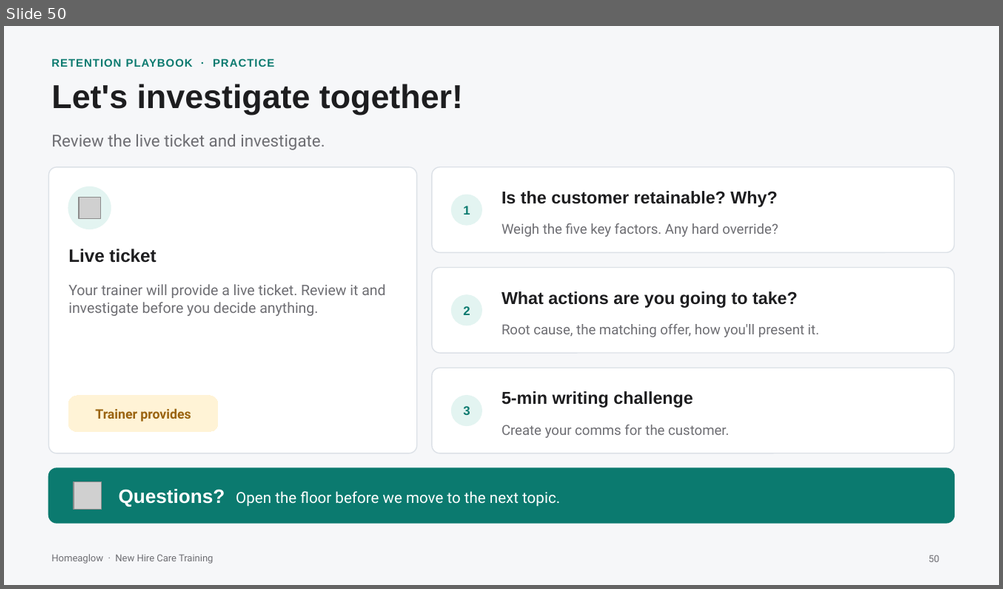
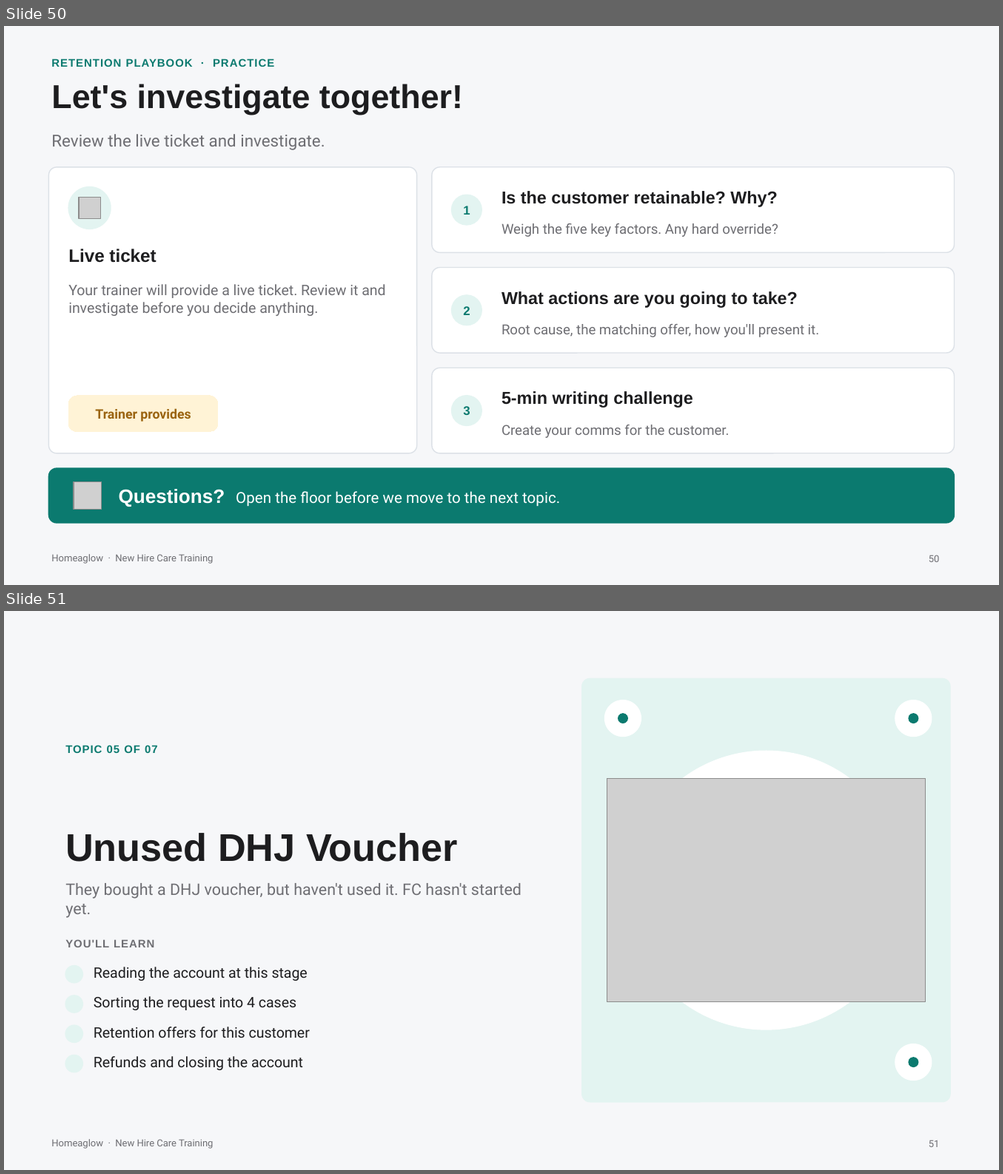
Before and after one commit to anjulimichelle/training, a slide deck: retention-membership-cancellation/retention-membership-cancellation.pptx. Shown one above the other, each under a label of ours: slide 50 before the commit, slides 50 and 51 after it. The pictures are 1003x589 and 1003x1174 pixels, drawn with LibreOffice and Linux fonts; fonts in the diff are those of the drawing; grey boxes stand for pictures; background and template pictures are left out. Boxes give left, top, right and bottom in pixels: in the first picture for what was removed or moved away, otherwise in the second. Text is boxed around its words. In the diff, an @@ line names an element or a change of style, - is before the commit and + after.

```diff
--- a/retention-membership-cancellation/retention-membership-cancellation.pptx
+++ b/retention-membership-cancellation/retention-membership-cancellation.pptx
@@ slide 51 added at box(4, 611, 999, 1170), background #F6F7F9; not listed: 1 template element that a slide beside it also shows @@
@@ rounded rectangle added at box(582, 678, 950, 1102), fill #E3F4F1, outline #E3F4F1 0.75 pt @@
@@ ellipse added at box(605, 701, 640, 736), fill #FFFFFF, outline #FFFFFF 1 pt @@
@@ ellipse added at box(617, 713, 626, 723), fill #0B7A6F, outline #0B7A6F 1 pt @@
@@ ellipse added at box(895, 701, 931, 736), fill #FFFFFF, outline #FFFFFF 1 pt @@
@@ ellipse added at box(909, 713, 918, 723), fill #0B7A6F, outline #0B7A6F 1 pt @@
@@ text added at box(65, 745, 158, 753), 8 pt, text #0B7A6F, bold @@
+TOPIC 05 OF 07
@@ ellipse added at box(626, 752, 905, 1030), fill #FFFFFF, outline #FFFFFF 1 pt @@
@@ picture added at box(606, 778, 925, 1002) @@
@@ text added at box(65, 833, 458, 862), 28 pt, text #1D1D1F, bold @@
+Unused DHJ Voucher
@@ text added at box(65, 883, 521, 918), 11.5 pt, text #6E6E73 @@
+They bought a DHJ voucher, but haven't used it. FC hasn't started yet.
@@ text added at box(65, 940, 154, 948), 8 pt, text #6E6E73, bold @@
+YOU'LL LEARN
@@ ellipse added at box(65, 966, 82, 983), fill #E3F4F1, outline #E3F4F1 1 pt @@
@@ text added at box(94, 967, 307, 981), 10.5 pt, text #1D1D1F @@
+Reading the account at this stage
@@ ellipse added at box(65, 996, 82, 1013), fill #E3F4F1, outline #E3F4F1 1 pt @@
@@ text added at box(94, 997, 296, 1011), 10.5 pt, text #1D1D1F @@
+Sorting the request into 4 cases
@@ ellipse added at box(65, 1025, 82, 1042), fill #E3F4F1, outline #E3F4F1 1 pt @@
@@ text added at box(94, 1027, 310, 1038), 10.5 pt, text #1D1D1F @@
+Retention offers for this customer
@@ ellipse added at box(895, 1045, 931, 1080), fill #FFFFFF, outline #FFFFFF 1 pt @@
@@ ellipse added at box(65, 1056, 82, 1073), fill #E3F4F1, outline #E3F4F1 1 pt @@
@@ text added at box(94, 1056, 303, 1071), 10.5 pt, text #1D1D1F @@
+Refunds and closing the account
@@ ellipse added at box(909, 1059, 918, 1068), fill #0B7A6F, outline #0B7A6F 1 pt @@
@@ page number added at box(928, 1140, 939, 1147), 7 pt, text #6E6E73 @@
+51
```
Also in this commit, not shown: 7 slides changed, 28 other slides added, 4 other files.
